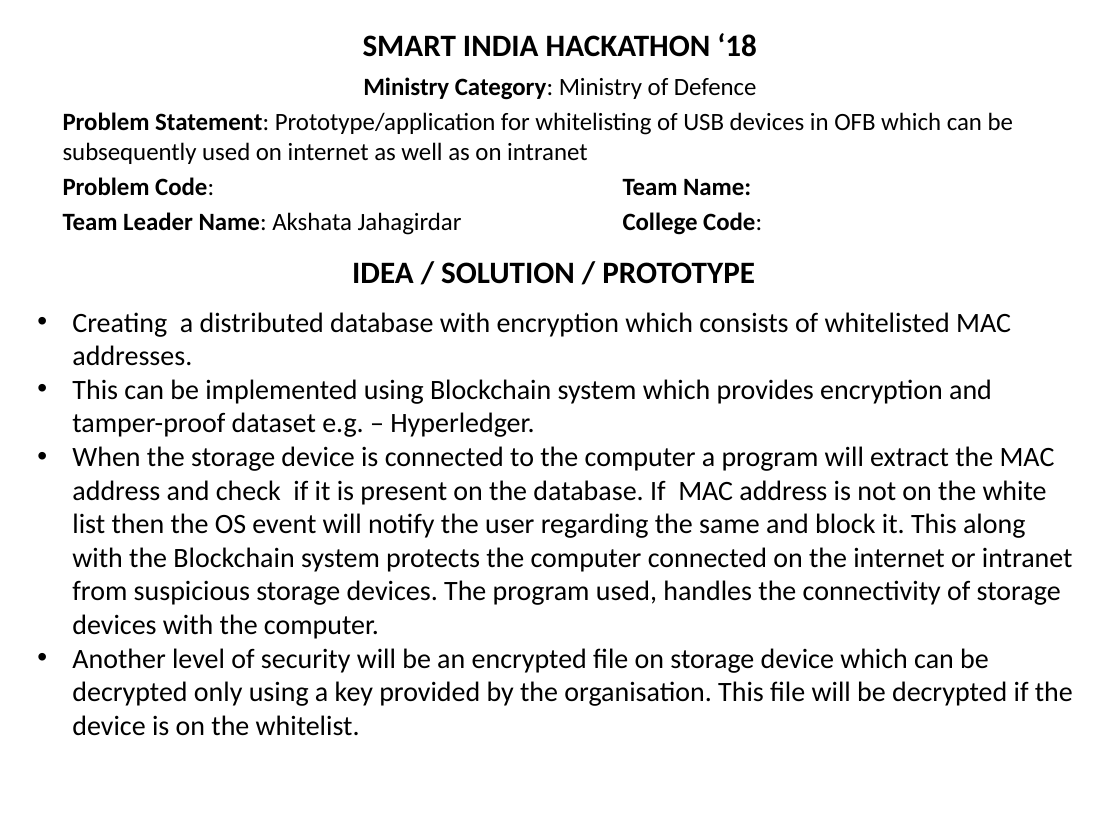
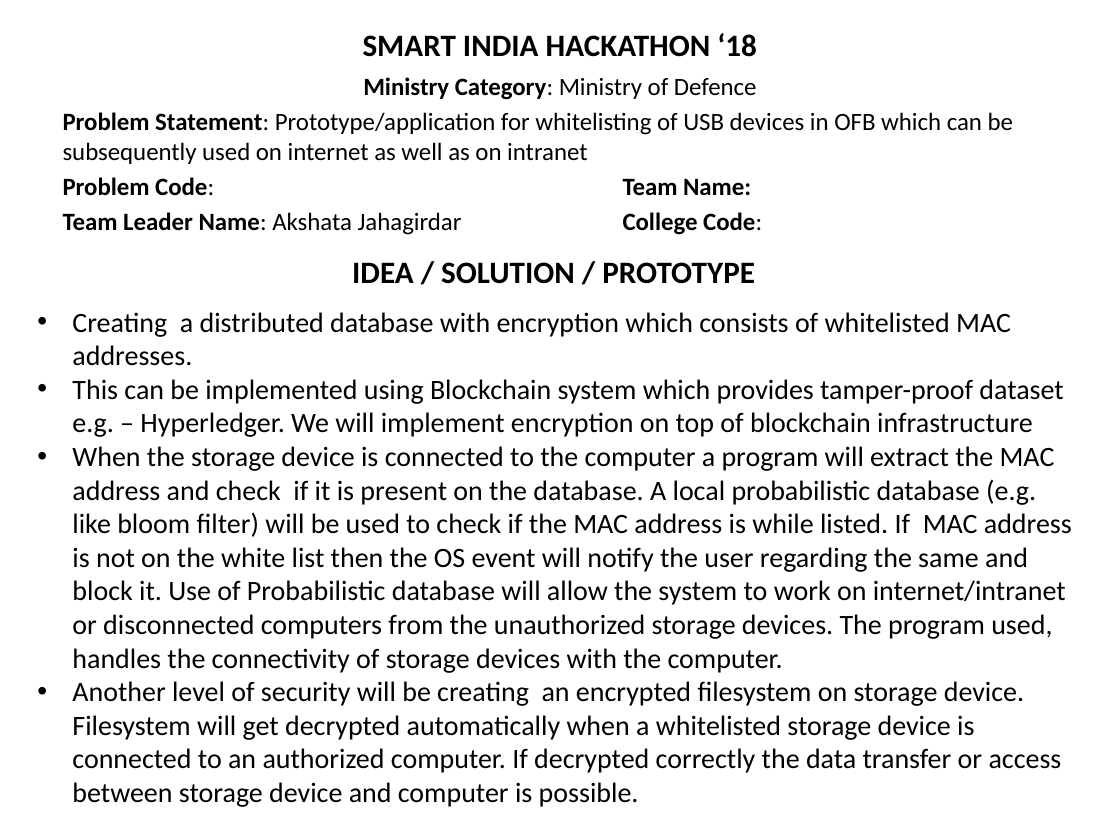
Before and after one commit to Dashree/sih2018, a slide deck: slide 1 of Gov_templates/USB_whitelist.pptx. Drawn at 1120x840 pixels with LibreOffice and Linux fonts; fonts in the diff are those of the drawing. Boxes give left, top, right and bottom in pixels: in the first picture for what was removed or moved away, otherwise in the second. Text is boxed around its words. In the diff, an @@ line names an element or a change of style, - is before the commit and + after.

```diff
--- a/Gov_templates/USB_whitelist.pptx
+++ b/Gov_templates/USB_whitelist.pptx
@@ text at (x1=72, y1=379, x2=1072, y2=807): text changed @@
-• This can be implemented using Blockchain system which provides encryption and tamper-proof dataset e.g. – Hyperledger.
-• When the storage device is connected to the computer a program will extract the MAC address and check if it is present on the database. If MAC address is not on the white list then the OS event will notify the user regarding the same and block it. This along with the Blockchain system protects the computer connected on the internet or intranet from suspicious storage devices. The program used, handles the connectivity of storage devices with the computer.
-• Another level of security will be an encrypted file on storage device which can be decrypted only using a key provided by the organisation. This file will be decrypted if the device is on the whitelist.
+• This can be implemented using Blockchain system which provides tamper-proof dataset e.g. – Hyperledger. We will implement encryption on top of blockchain infrastructure
+• When the storage device is connected to the computer a program will extract the MAC address and check if it is present on the database. A local probabilistic database (e.g. like bloom filter) will be used to check if the MAC address is while listed. If MAC address is not on the white list then the OS event will notify the user regarding the same and block it. Use of Probabilistic database will allow the system to work on internet/intranet or disconnected computers from the unauthorized storage devices. The program used, handles the connectivity of storage devices with the computer.
+• Another level of security will be creating an encrypted filesystem on storage device. Filesystem will get decrypted automatically when a whitelisted storage device is connected to an authorized computer. If decrypted correctly the data transfer or access between storage device and computer is possible.
```
Also in this commit, not shown: 1 other slide changed.
